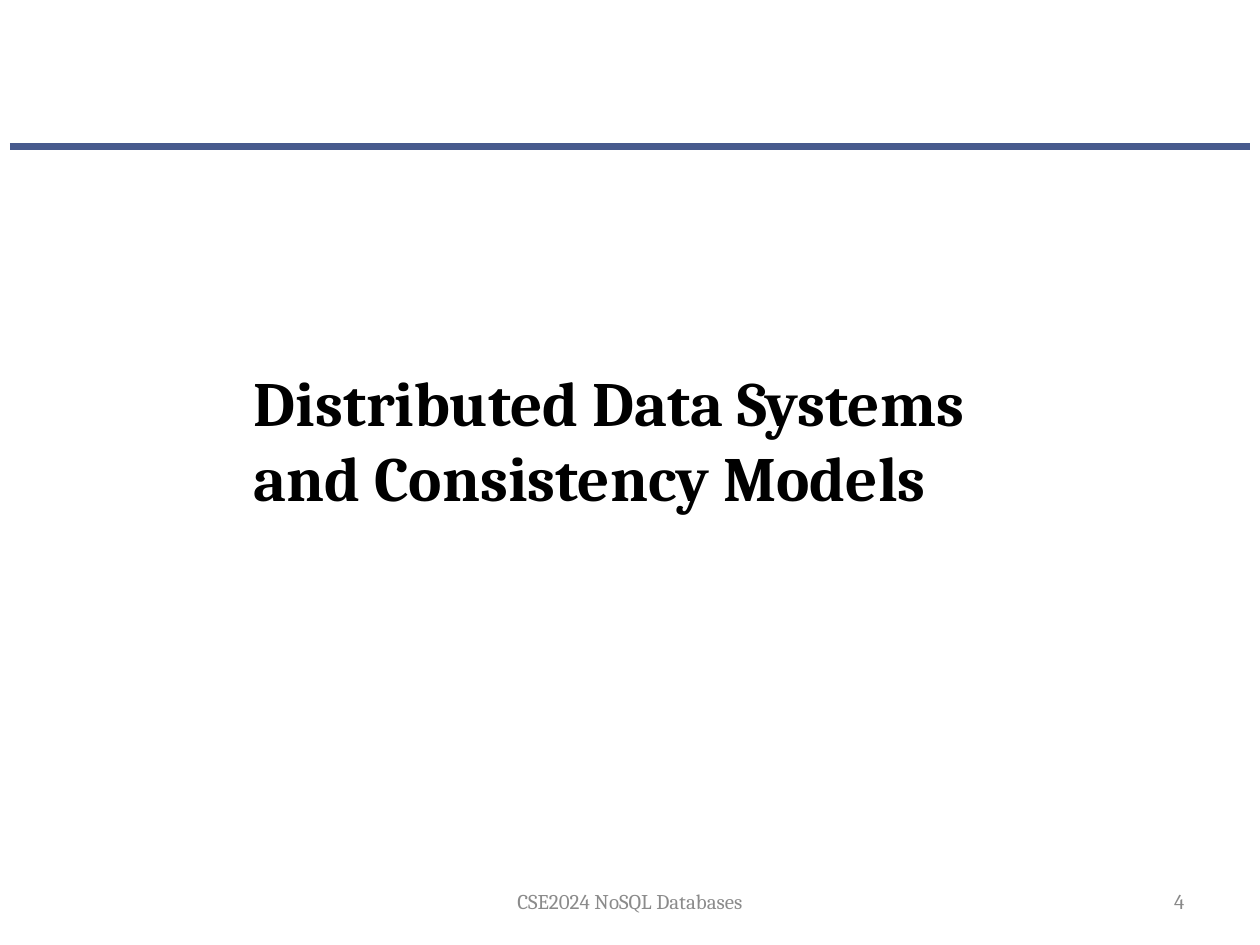
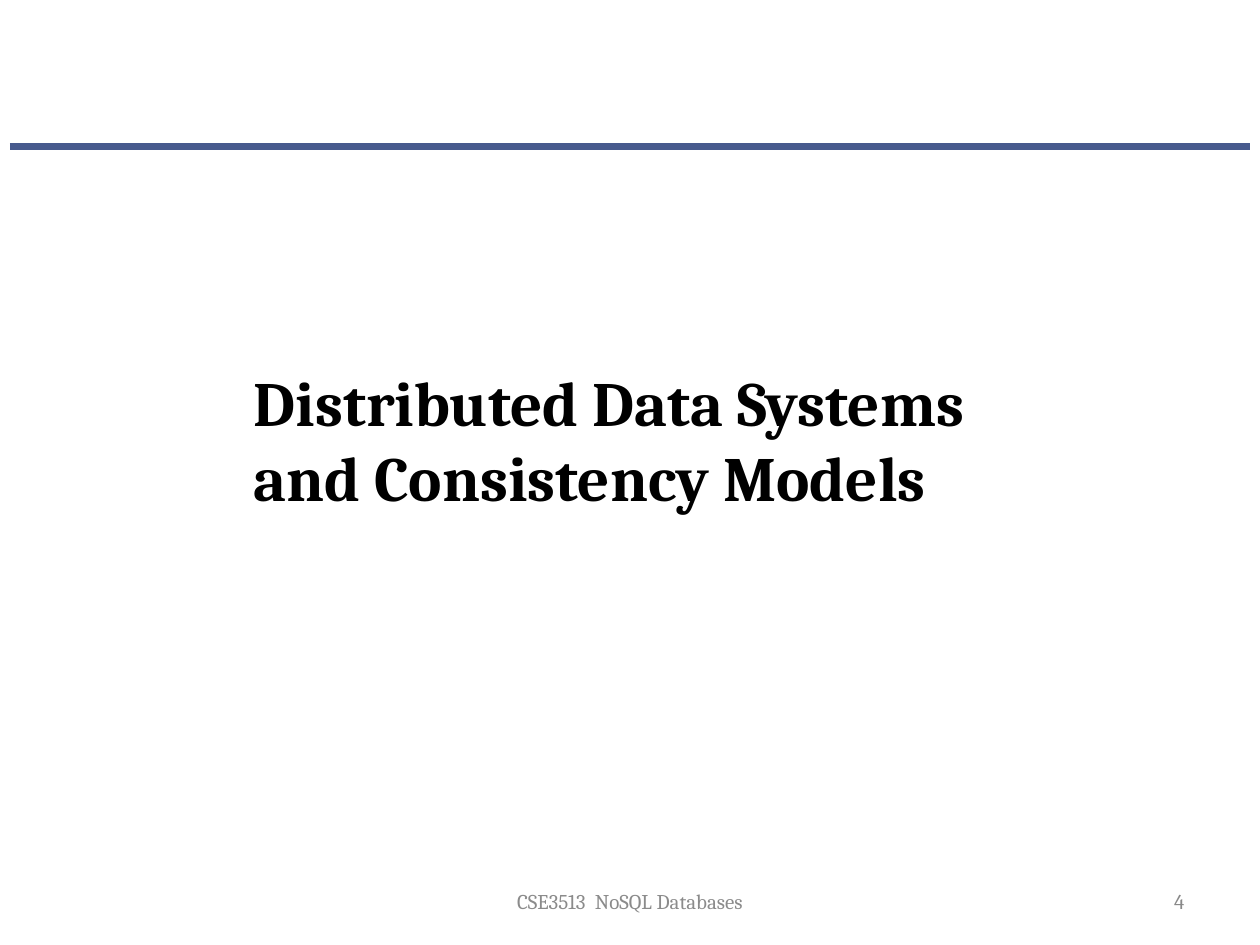
Before and after one commit to suniljeevan/NOSQL-2025, a slide deck: slide 4 of THEORY COURSE MATERIALS/Module 2.pptx. Drawn at 1260x945 pixels with LibreOffice and Linux fonts; fonts in the diff are those of the drawing; background and template pictures are left out. Boxes give left, top, right and bottom in pixels: in the first picture for what was removed or moved away, otherwise in the second. Text is boxed around its words. In the diff, an @@ line names an element or a change of style, - is before the commit and + after.

```diff
--- a/THEORY COURSE MATERIALS/Module 2.pptx
+++ b/THEORY COURSE MATERIALS/Module 2.pptx
@@ text at (x1=517, y1=894, x2=743, y2=913): text changed @@
-CSE2024 NoSQL Databases
+CSE3513 NoSQL Databases
```
Also in this commit, not shown: 2 other slides changed.
